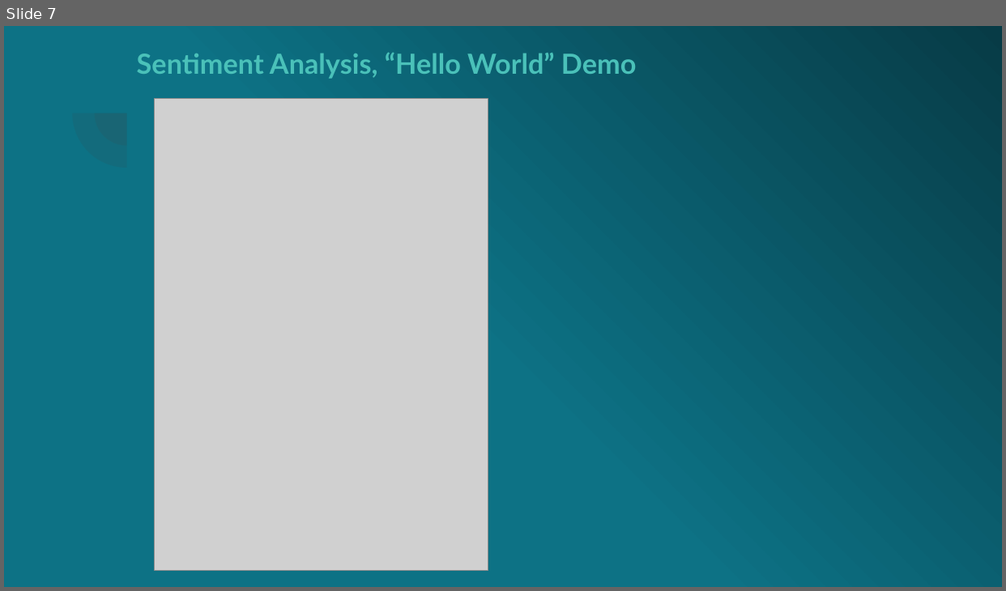
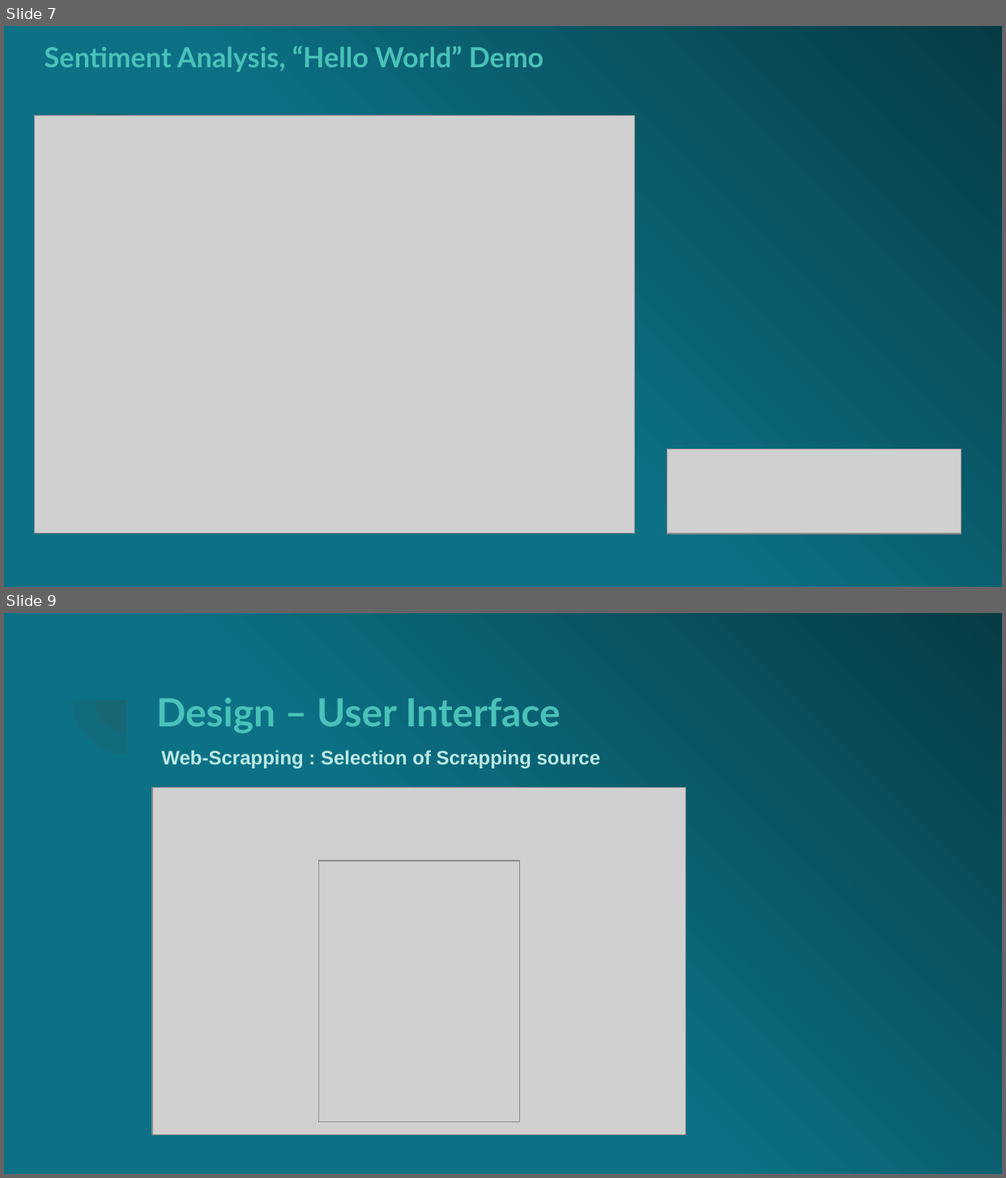
Before and after one commit to fobmsm/fobm.github.io, a slide deck: Milestone1.ppsx. Shown one above the other, each under a label of ours: slide 7 before the commit, slides 7 and 9 after it; the slides between them are not shown. The pictures are 1006x591 and 1006x1178 pixels, drawn with LibreOffice and Linux fonts; fonts in the diff are those of the drawing; grey boxes stand for pictures. Boxes give left, top, right and bottom in pixels: in the first picture for what was removed or moved away, otherwise in the second. Text is boxed around its words. In the diff, an @@ line names an element or a change of style, - is before the commit and + after.

```diff
--- a/Milestone1.ppsx
+++ b/Milestone1.ppsx
@@ slide 9 added at box(4, 613, 1002, 1174), background gradient #0C7185 to #063B45; not listed: 2 template elements that a slide beside it also shows @@
@@ title added at box(156, 698, 560, 734), 28 pt, text #4AC1B9, bold @@
+Design – User Interface
@@ text added at box(161, 750, 601, 769), 14 pt, text #BBE8E5, bold @@
+Web-Scrapping : Selection of Scrapping source
@@ picture added at box(153, 788, 685, 1135) @@
@@ picture added at box(318, 861, 519, 1122) @@
@@ slide 7 changed as well @@
@@ background gradient #0D7285 to #073B46 to gradient #0C7185 to #063B45 @@
@@ text "Sentiment Analysis, “Hello World” Demo": place and size @@
-text "Sentiment Analysis, “Hello World” Demo" at box(137, 52, 637, 79)
+text "Sentiment Analysis, “Hello World” Demo" at box(44, 45, 544, 72)
@@ pie slice (boxed as its full ellipse) at box(72, 59, 181, 168): fill #424242 at 13% opacity to #424242 at 12% opacity @@
@@ pie slice (boxed as its full ellipse) at box(95, 81, 160, 146): fill #424242 at 13% opacity to #424242 at 12% opacity @@
@@ picture: place and size @@
-picture at box(155, 99, 488, 571)
+picture at box(35, 116, 635, 534)
@@ picture added at box(667, 449, 960, 534) @@
```
Also in this commit, not shown: 6 other slides changed, 6 other slides added, 7 slides removed.
